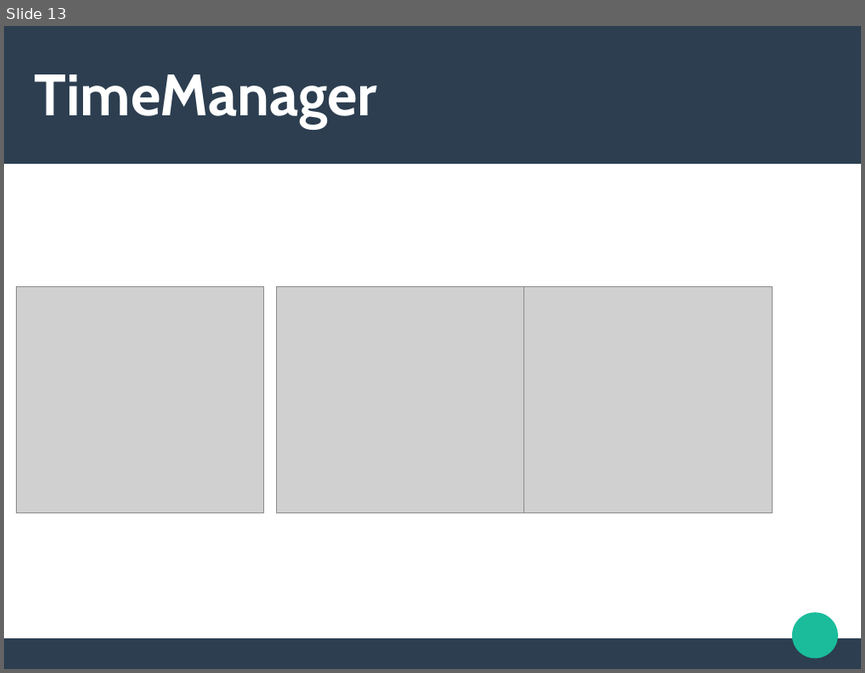
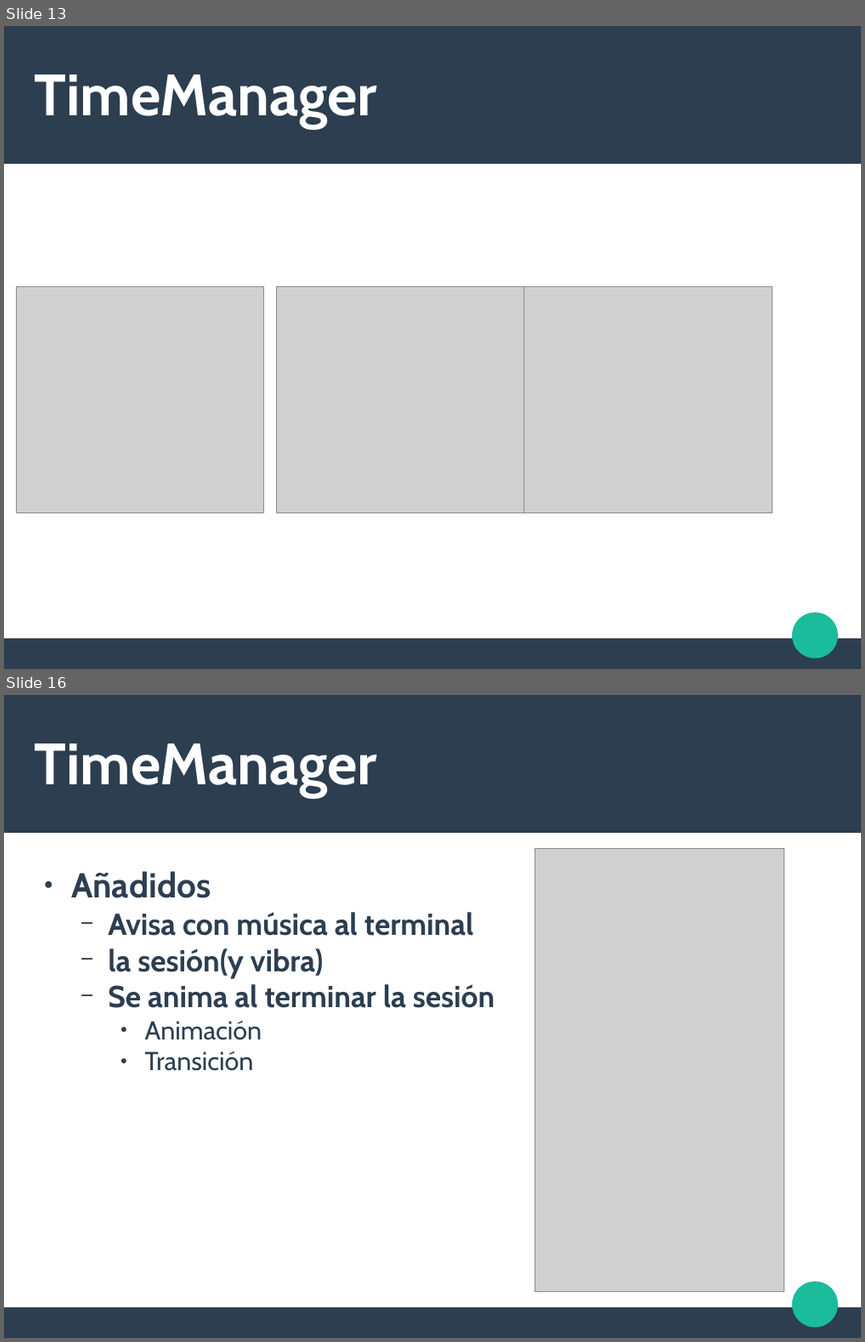
Before and after one commit to wildVeli/PMDTimeApp, a slide deck: Documents/Power.pptx. Shown one above the other, each under a label of ours: slide 13 before the commit, slides 13 and 16 after it; the slides between them are not shown. The pictures are 865x673 and 865x1342 pixels, drawn with LibreOffice and Linux fonts; fonts in the diff are those of the drawing; grey boxes stand for pictures. Boxes give left, top, right and bottom in pixels: in the first picture for what was removed or moved away, otherwise in the second. Text is boxed around its words. In the diff, an @@ line names an element or a change of style, - is before the commit and + after.

```diff
--- a/Documents/Power.pptx
+++ b/Documents/Power.pptx
@@ slide 16 added at [4, 695, 861, 1338], background #FFFFFF; not listed: 3 template elements that a slide beside it also shows @@
@@ text added at [35, 743, 377, 797], 54 pt, text #FFFFFF, bold @@
+TimeManager
@@ text added at [71, 871, 494, 1071], 28 pt, text #2C3E50, bold @@
+● Añadidos
+  − Avisa con música al terminal
+  − la sesión(y vibra)
+  − Se anima al terminar la sesión
+    ● Animación
+    ● Transición
@@ picture added at [535, 848, 784, 1292] @@
```
Also in this commit, not shown: 3 other slides added, 8 other files.
